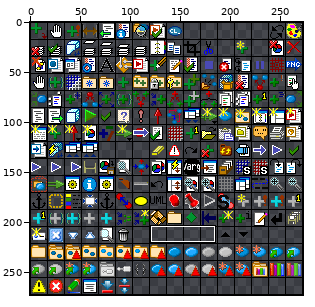
One commit to this sprite sheet: Delivery/studio/bitmaps/png/icon_matrix_16.png. The picture above shows the old version from afar; the outline marks the close-up.
Close-up. Before:
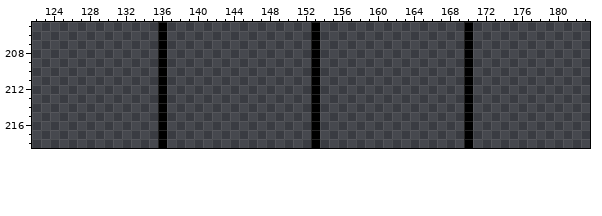
The file is 273x273 pixels. Pixels under 10% opacity are left out. Colours within 5 levels of each other are drawn and written as one. Shown: x 122..183, y 205..218. The commit also changed other parts of the picture, which this record leaves out.
Now the later version:
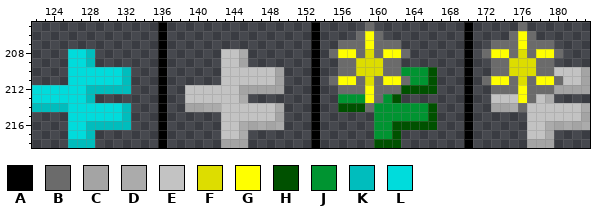
Palette (. is transparent): A #000000  B #6b6b6b  C #a4a4a4  D #ababab  E #c3c3c3  F #dddd00  G #ffff00  H #005100  J #009431  K #00bdbd  L #00dcdc
The exact change:
Changed rows in their new state; - is an unchanged pixel.
first column x 122:
205 -------------------------------------B----------------B-------
206 ------------------------------------BGB--------------BGB------
207 ----------------------------------BBBGBBB----------BBBGBBB----
208 ----LLK--------------EED---------BGGBFBGGB--------BGGBFBGGB---
209 ----LLK--------------EEC----------BBFFFBB----------BBFFFBB----
210 ----LLLLLLK----------EEEEEEC------BBFFFBBJJJH------BBFFFBBEEEC
211 ----LLLLLLK----------EEEEEEC-----BGGBFBGGBJJH-----BGGBFBGGBEEC
212 LLLLLLKKKKK------EEEEEECCCCC------BBBGBBBHHHH------BBBGBBBCCCC
213 LLLLLLK----------EEEEEED----------JJJGBJH----------EEEGBED----
214 KKKKLLLLLLK------CCDDEEEEEED------HHHBJJJJJJH------CCDBEEEEEED
215 ----LLLLLLK----------EEEEEEC----------JJJJJJH----------EEEEEEC
216 ----LLKKKKK----------EEDCDCD----------JJHHHHH----------EEDCDCD
217 ----LLK--------------EED--------------JJH--------------EED----
218 ----KKK--------------CCC--------------HHH--------------CCC----
